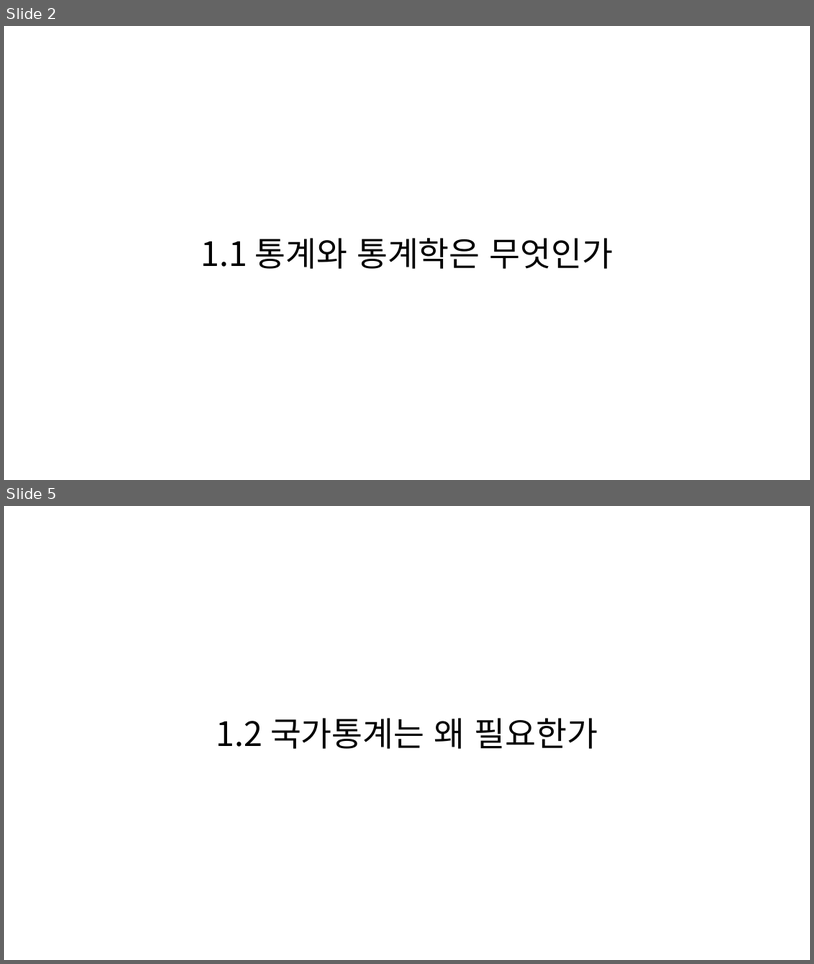
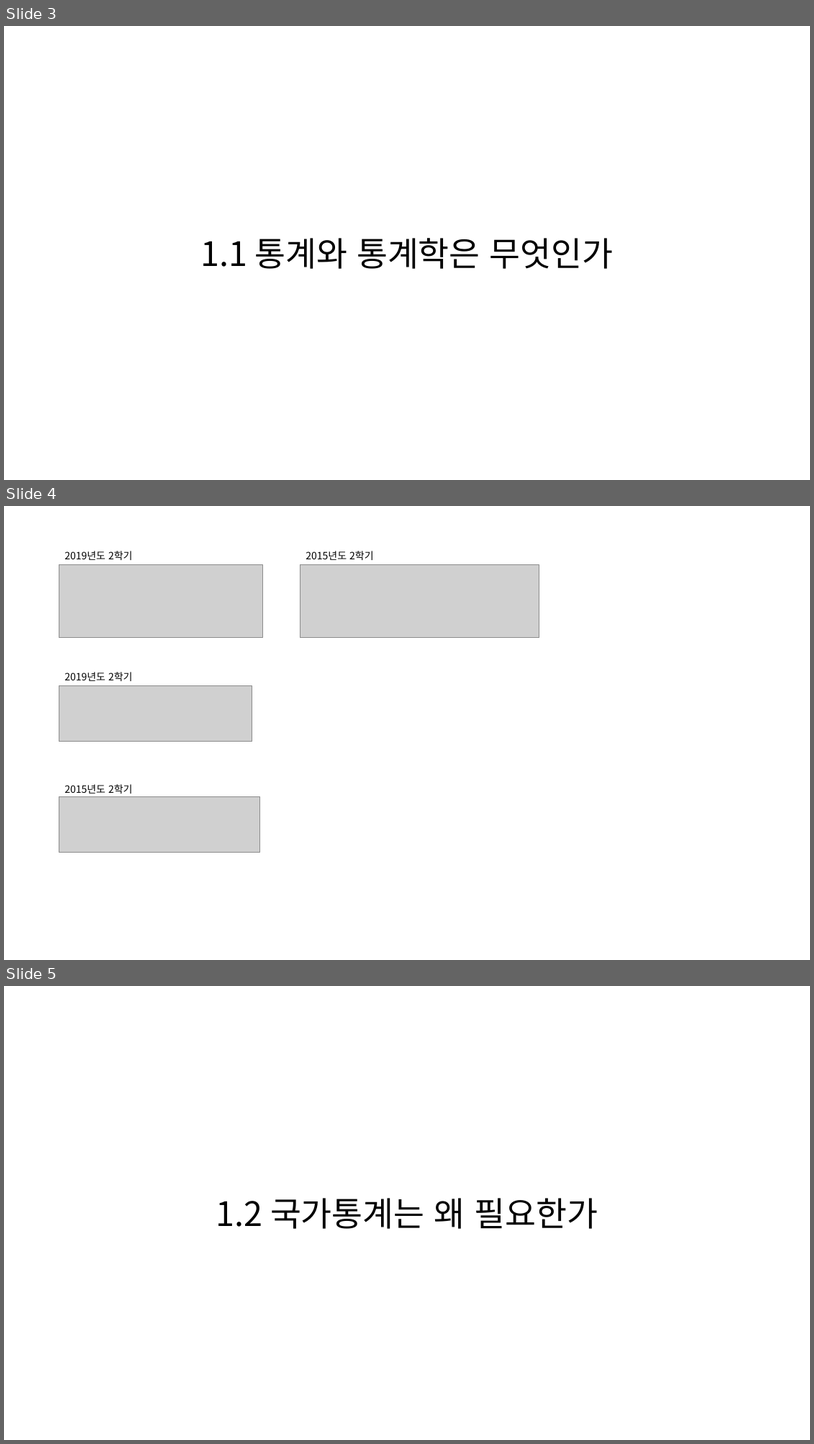
Before and after one commit to kukaro/KNOU-LIFE-AND-STATISTICS, a slide deck: previous_question/1장-우리가 사는 세상을 어떻게 살펴볼까.pptx. Shown one above the other, each under a label of ours: slides 2 and 5 before the commit, slides 3, 4 and 5 after it; the slides between them are not shown. The pictures are 814x964 and 814x1444 pixels, drawn with LibreOffice and Linux fonts; fonts in the diff are those of the drawing; grey boxes stand for pictures. Boxes give left, top, right and bottom in pixels: in the first picture for what was removed or moved away, otherwise in the second. Text is boxed around its words. In the diff, an @@ line names an element or a change of style, - is before the commit and + after.

```diff
--- a/previous_question/1장-우리가 사는 세상을 어떻게 살펴볼까.pptx
+++ b/previous_question/1장-우리가 사는 세상을 어떻게 살펴볼까.pptx
@@ slide 4 added at [4, 506, 810, 960], background #FFFFFF @@
@@ picture added at [59, 565, 263, 637] @@
@@ text added at [64, 551, 132, 560], 12 pt, text #000000 @@
+2019년도 2학기
@@ picture added at [300, 565, 539, 637] @@
@@ text added at [306, 551, 373, 560], 12 pt, text #000000 @@
+2015년도 2학기
@@ text added at [64, 672, 132, 681], 12 pt, text #000000 @@
+2019년도 2학기
@@ picture added at [59, 686, 252, 741] @@
@@ text added at [64, 784, 132, 793], 12 pt, text #000000 @@
+2015년도 2학기
@@ picture added at [59, 796, 260, 852] @@
@@ what was slide 2 is now slide 3 @@
```
Also in this commit, not shown: 7 other slides added, 4 slides removed.
